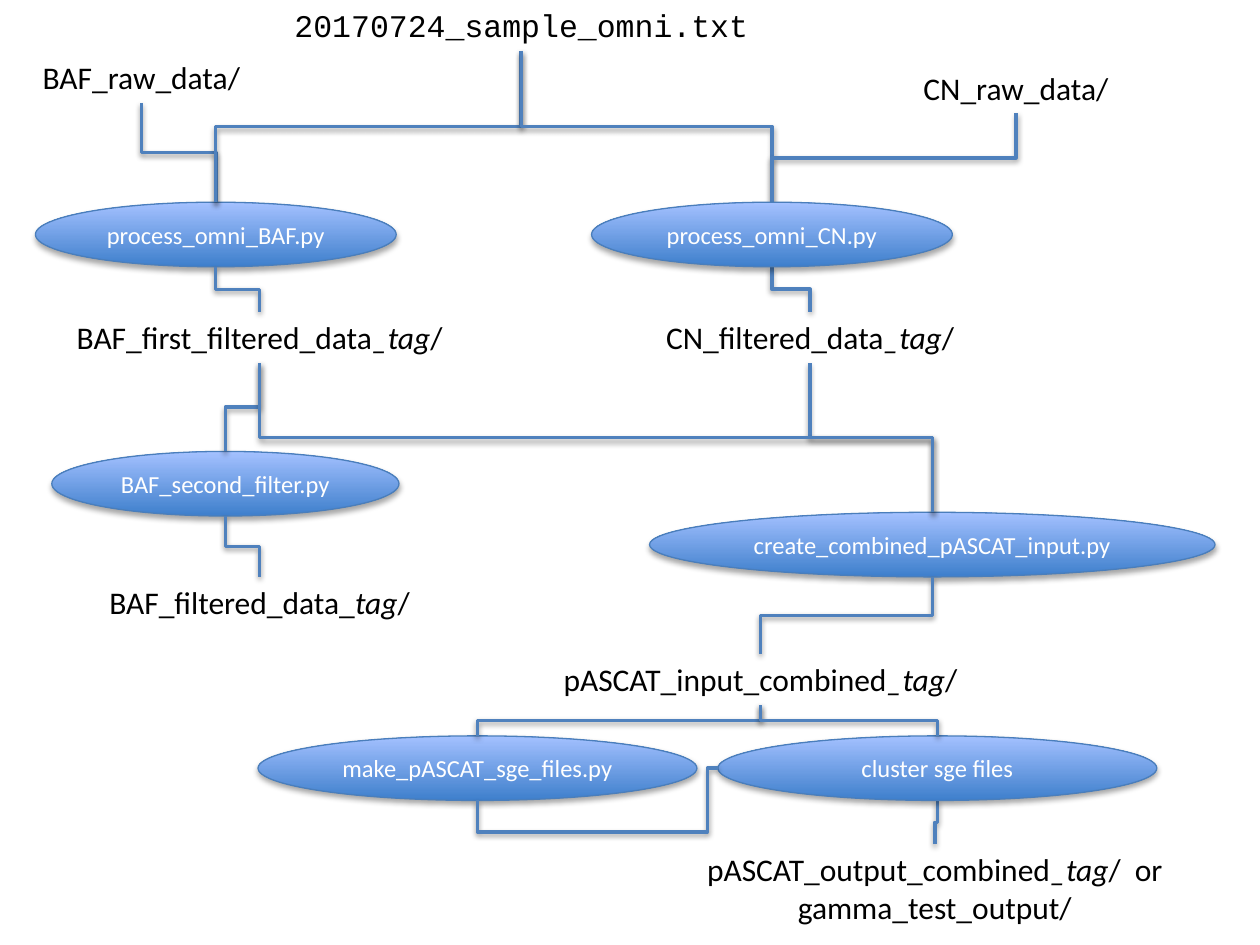
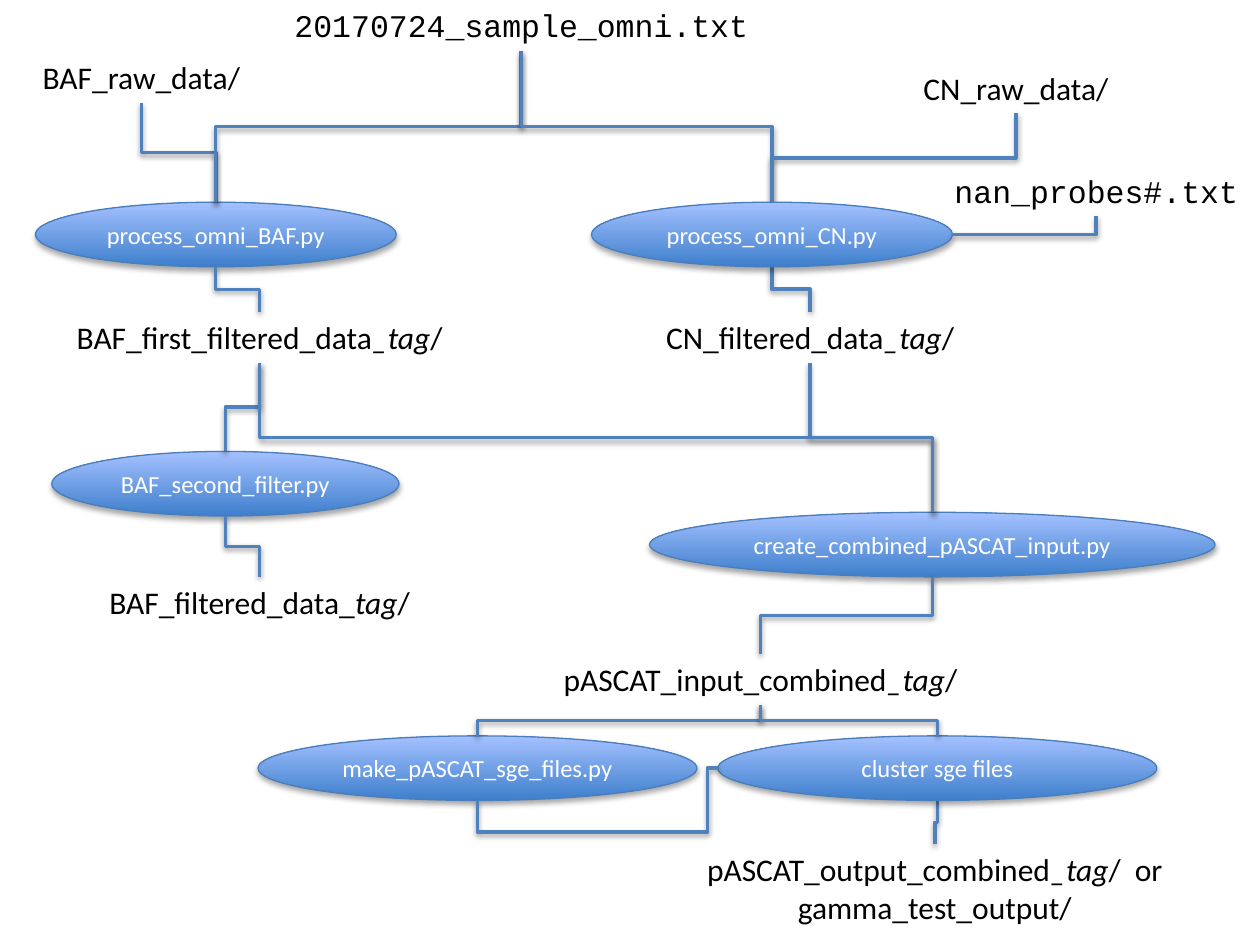
Before and after one commit to luciansmith/kuhner-python, a slide deck: slide 2 of Python program structure.pptx. Drawn at 1260x945 pixels with LibreOffice and Linux fonts; fonts in the diff are those of the drawing. Boxes give left, top, right and bottom in pixels: in the first picture for what was removed or moved away, otherwise in the second. Text is boxed around its words. In the diff, an @@ line names an element or a change of style, - is before the commit and + after.

```diff
--- a/Python program structure.pptx
+++ b/Python program structure.pptx
@@ text added at box(954, 180, 1238, 210), 18 pt, text #000000 @@
+nan_probes#.txt
@@ elbow line added from (1096, 217) to (953, 234), #4F81BD 2 pt @@
```
Also in this commit, not shown: 2 other slides changed, 8 other files.
